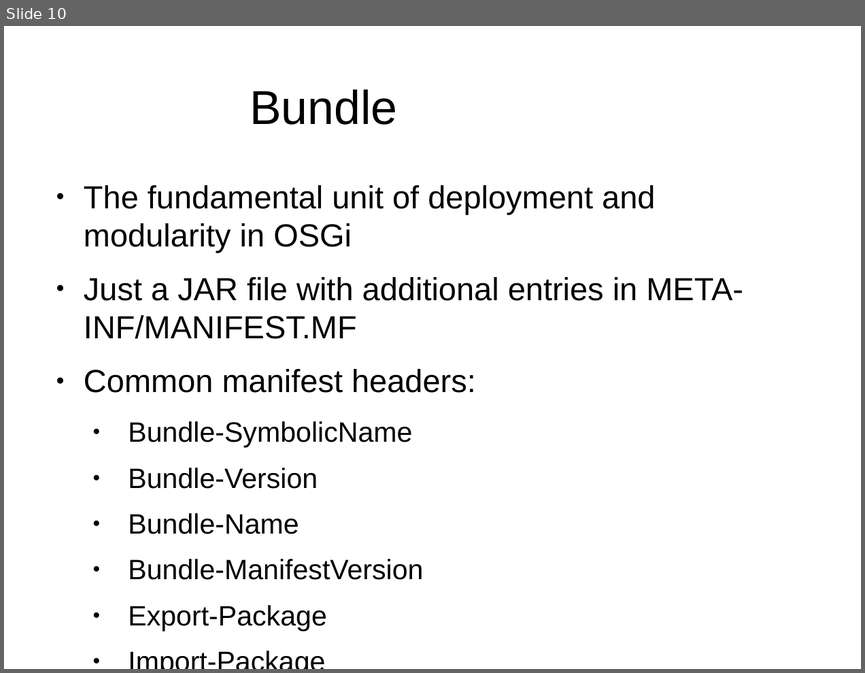
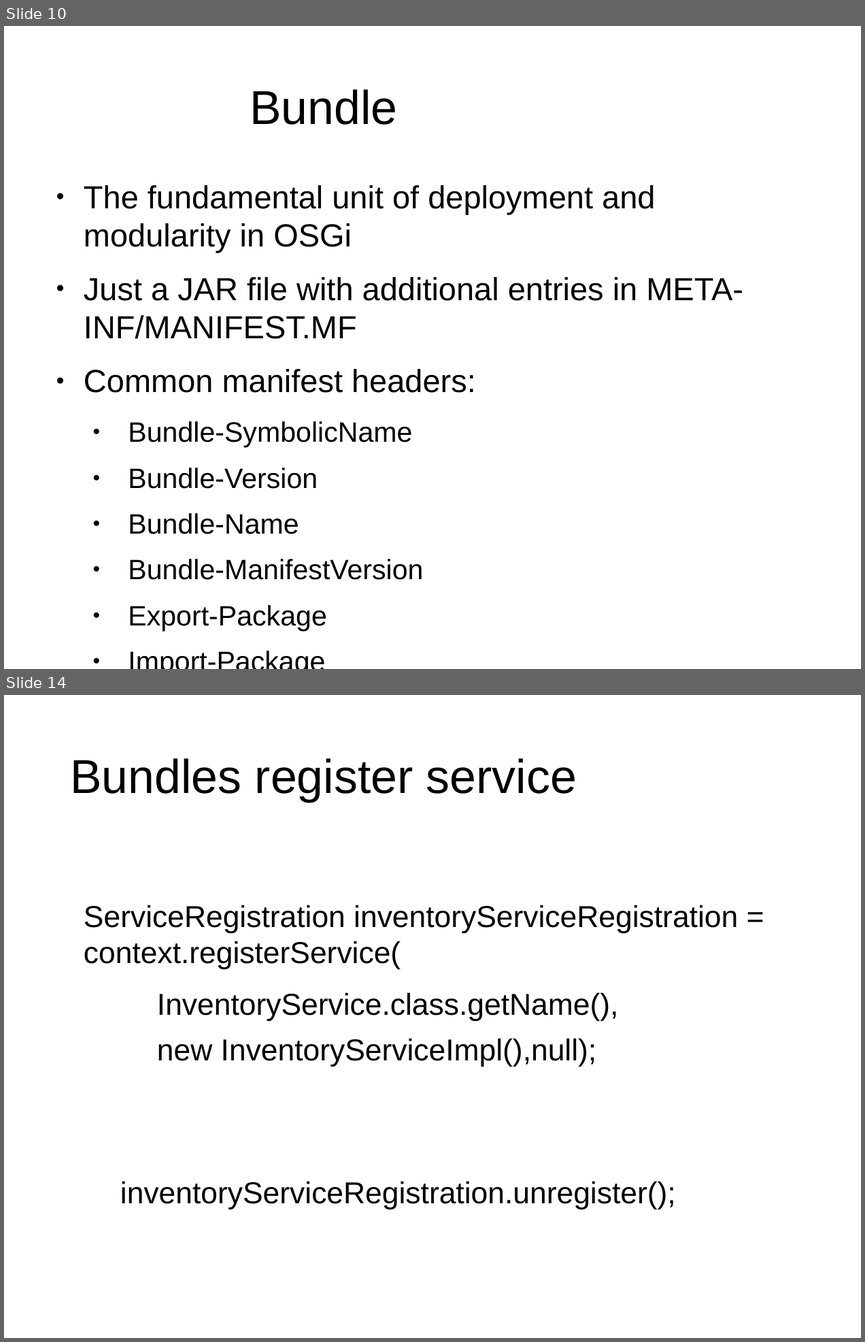
Before and after one commit to gkamal/bojug-osgi-talk, a slide deck: osgi- bojug.odp. Shown one above the other, each under a label of ours: slide 10 before the commit, slides 10 and 14 after it; the slides between them are not shown. The pictures are 865x673 and 865x1342 pixels, drawn with LibreOffice and Linux fonts; fonts in the diff are those of the drawing; background and template pictures are left out. Boxes give left, top, right and bottom in pixels: in the first picture for what was removed or moved away, otherwise in the second. Text is boxed around its words. In the diff, an @@ line names an element or a change of style, - is before the commit and + after.

```diff
--- a/osgi- bojug.odp
+++ b/osgi- bojug.odp
@@ slide 14 added at box(4, 695, 861, 1338), background #FFFFFF @@
@@ title added at box(70, 758, 577, 802), 44 pt, text #000000 @@
+Bundles register service
@@ text added at box(84, 904, 738, 1209), 28 pt, text #000000 @@
+ServiceRegistration inventoryServiceRegistration = context.registerService(
+    InventoryService.class.getName(),
+    new InventoryServiceImpl(),null);
+  inventoryServiceRegistration.unregister();
```
Also in this commit, not shown: 1 slide changed, 7 other slides added, 1 slide removed, 20 other files.
